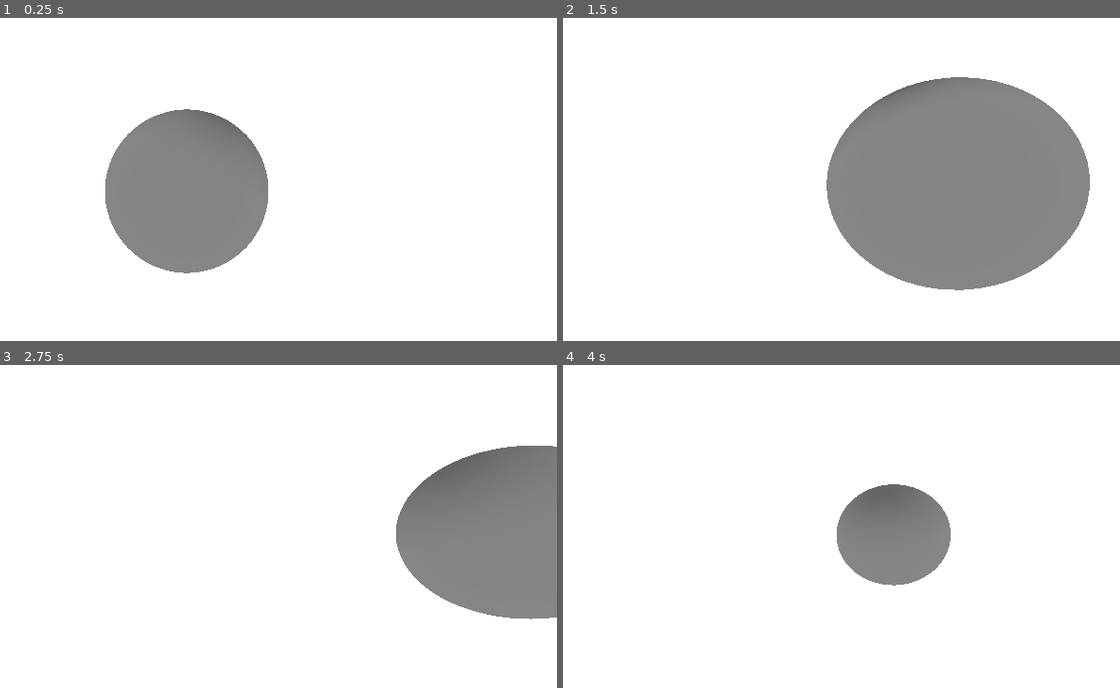
Above: before the commit, frames 1-4 (two rows, left to right).
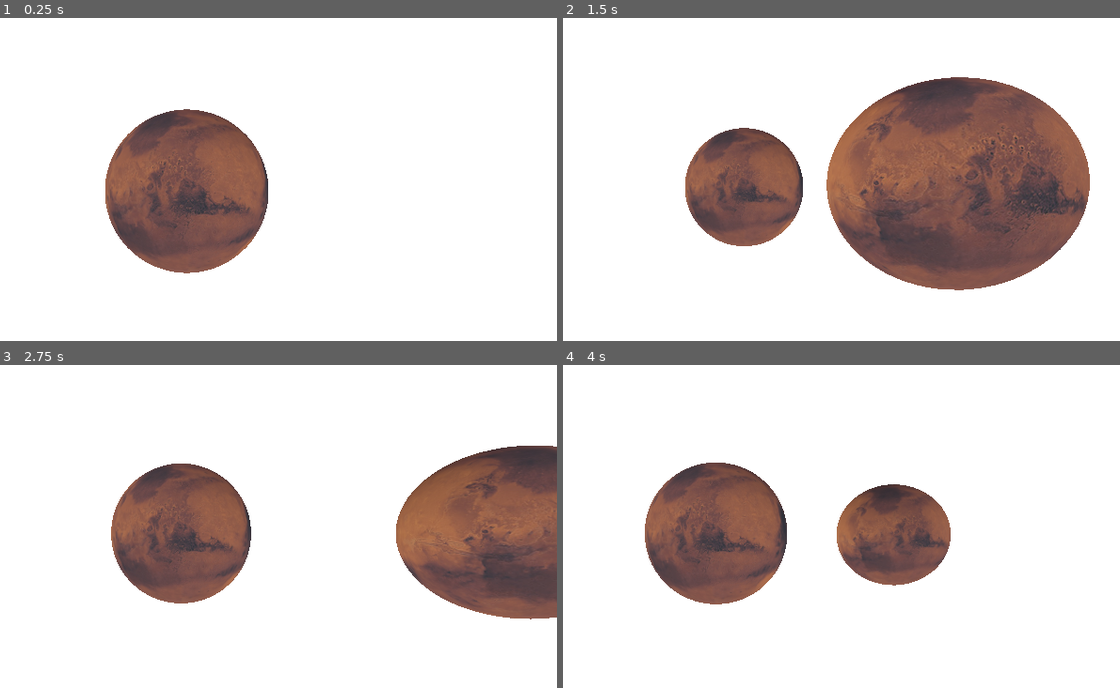
Above: after the commit, the same moments.

Repository: DarkLegend001/Space-Simulator
Game: Godot game, scene res://main/main.tscn
The game is run twice, just before and just after one commit, with the same random seed, the same clock (stepped at 60 frames per second) and the same inputs. A sky picture missing from this copy of the repository is replaced by a grey-blue gradient.
Inputs:
- Up to frame 1 (0.25 s): no input
- Up to frame 2 (1.5 s): hold Ctrl (camera_back) 0.53-1.28 s; tap Down (camera_down) at 1.35 s
- Up to frame 3 (2.75 s): hold Shift (camera_forward) from 2.03 s (still down)
- Up to frame 4 (4 s): release Shift (camera_forward) at 2.78 s; tap Left (camera_left) at 2.85 s; hold Right (camera_right) from 3.53 s (still down)

The runs differ from the first frame. In frame 1, 12% of the frame differs, in the area x 18-49%, y 28-80%; in frame 2, 31%, in the area x 21-95%, y 18-85%; in frame 3, 21%; in frame 4, 14%.

Commit message:
Add renderer fucntionality

Diff:
--- a/controller/simulation_controller.gd
+++ /dev/null
@@ -1,11 +0,0 @@
-extends Node
-
-
-# Called when the node enters the scene tree for the first time.
-func _ready() -> void:
-	pass # Replace with function body.
-
-
-# Called every frame. 'delta' is the elapsed time since the previous frame.
-func _process(delta: float) -> void:
-	pass
--- a/main/main.gd
+++ b/main/main.gd
@@ -3,7 +3,7 @@
 
 # Called when the node enters the scene tree for the first time.
 func _ready() -> void:
-	pass # Replace with function body.
+	print("start")
 
 
 # Called every frame. 'delta' is the elapsed time since the previous frame.
--- a/main/main.tscn
+++ b/main/main.tscn
@@ -2,10 +2,10 @@
 
 [ext_resource type="Script" uid="uid://ctqmcany1v6xh" path="res://main/main.gd" id="1_53q0u"]
 [ext_resource type="Script" uid="uid://dsqs3xrlrrvy4" path="res://main/camera.gd" id="2_c651c"]
+[ext_resource type="Script" uid="uid://d3hdk5777lmjw" path="res://main/simulation_controller.gd" id="2_kfbq2"]
 [ext_resource type="Script" uid="uid://b8bvwcoi46ysd" path="res://main/sphere.gd" id="2_pjrb6"]
 [ext_resource type="Texture2D" uid="uid://t3dsj4mralpl" path="res://data/starmap_background.exr" id="2_xwkvk"]
-
-[sub_resource type="SphereMesh" id="SphereMesh_pjrb6"]
+[ext_resource type="Texture2D" uid="uid://cgmdg6ae3jjyv" path="res://data/mars_1k_color.jpg" id="3_3wy1v"]
 
 [sub_resource type="PanoramaSkyMaterial" id="PanoramaSkyMaterial_c651c"]
 panorama = ExtResource("2_xwkvk")
@@ -21,19 +21,26 @@
 sky = SubResource("Sky_3wy1v")
 ambient_light_source = 3
 ambient_light_color = Color(1, 1, 1, 1)
+ambient_light_energy = 1.22
 reflected_light_source = 2
+
+[sub_resource type="SphereMesh" id="SphereMesh_pjrb6"]
+
+[sub_resource type="StandardMaterial3D" id="StandardMaterial3D_kfbq2"]
+albedo_texture = ExtResource("3_3wy1v")
 
 [node name="Main" type="Node" unique_id=1603506809]
 script = ExtResource("1_53q0u")
+
+[node name="SimulationController" type="Node" parent="." unique_id=391052692]
+script = ExtResource("2_kfbq2")
 
 [node name="Camera3D" type="Camera3D" parent="." unique_id=374710754]
 transform = Transform3D(1, 0, 0, 0, 1, 0, 0, 0, 1, 0, 0, 2)
 script = ExtResource("2_c651c")
 
-[node name="Sphere" type="MeshInstance3D" parent="." unique_id=1824110484]
-transform = Transform3D(0.99999994, 0, 0, 0, 0.99999994, 0, 0, 0, 1, 0, 0, 0)
-mesh = SubResource("SphereMesh_pjrb6")
-script = ExtResource("2_pjrb6")
+[node name="WorldEnvironment" type="WorldEnvironment" parent="." unique_id=408548995]
+environment = SubResource("Environment_53q0u")
 
 [node name="OmniLight3D" type="OmniLight3D" parent="." unique_id=1923814318]
 transform = Transform3D(1, 0, 0, 0, 1, 0, 0, 0, 1, 1, 2, 0)
@@ -42,5 +49,10 @@
 omni_range = 50.0
 omni_attenuation = 2.0
 
-[node name="WorldEnvironment" type="WorldEnvironment" parent="." unique_id=408548995]
-environment = SubResource("Environment_53q0u")
+[node name="CelestialBodies" type="Node" parent="." unique_id=1477786834]
+
+[node name="Sphere" type="MeshInstance3D" parent="CelestialBodies" unique_id=1824110484]
+transform = Transform3D(0.99999994, 0, 0, 0, 0.99999994, 0, 0, 0, 1, 0, 0, 0)
+mesh = SubResource("SphereMesh_pjrb6")
+surface_material_override/0 = SubResource("StandardMaterial3D_kfbq2")
+script = ExtResource("2_pjrb6")
--- /dev/null
+++ b/main/simulation_controller.gd
@@ -0,0 +1,21 @@
+extends Node
+
+var simulation: Simulation
+
+# Called when the node enters the scene tree for the first time.
+func _ready() -> void:
+	print("start")
+	simulation = Simulation.new()
+	spawnCelestialBody(Vector3.ZERO, Vector3(0,0,0.5), 1, 1)
+
+# Called every frame. 'delta' is the elapsed time since the previous frame.
+func _process(delta: float) -> void:
+	pass
+
+func spawnCelestialBody(pos: Vector3, vel: Vector3, mass: float, radius: float):
+	var body = CelestialBody.new(pos, vel, Vector3.ZERO, mass, radius)
+	simulation.celestial_bodies.append(body)
+	var renderer = preload("res://rendering/celestial_body_renderer.tscn").instantiate()
+	$"../CelestialBodies".add_child(renderer)
+	renderer.body = body
+	print("added new renderer")
--- a/rendering/celestial_body_renderer.gd
+++ b/rendering/celestial_body_renderer.gd
@@ -1,11 +1,19 @@
-extends Node3D
+class_name CelestialBodyRenderer extends Node3D
 
+var body: CelestialBody
 
 # Called when the node enters the scene tree for the first time.
 func _ready() -> void:
 	pass # Replace with function body.
 
-
 # Called every frame. 'delta' is the elapsed time since the previous frame.
 func _process(delta: float) -> void:
+	position = body.pos
+	rotation = body.rot
+
+func _init():
 	pass
+
+func update_pos(pos: Vector3, rot: Vector3):
+	self.pos = pos
+	self.rot = rot
--- a/rendering/celestial_body_renderer.tscn
+++ b/rendering/celestial_body_renderer.tscn
@@ -1,11 +1,17 @@
 [gd_scene format=3 uid="uid://cj4b0pnul7a6a"]
 
 [ext_resource type="Script" uid="uid://c217lxu6qli4b" path="res://rendering/celestial_body_renderer.gd" id="1_l5vr7"]
+[ext_resource type="Texture2D" uid="uid://cgmdg6ae3jjyv" path="res://data/mars_1k_color.jpg" id="2_5q51l"]
 
 [sub_resource type="SphereMesh" id="SphereMesh_l5vr7"]
+
+[sub_resource type="StandardMaterial3D" id="StandardMaterial3D_xhbbt"]
+albedo_color = Color(1, 1, 1, 0)
+albedo_texture = ExtResource("2_5q51l")
 
 [node name="CelestialBodyRenderer" type="Node3D" unique_id=1844500272]
 script = ExtResource("1_l5vr7")
 
 [node name="MeshInstance3D" type="MeshInstance3D" parent="." unique_id=936898943]
 mesh = SubResource("SphereMesh_l5vr7")
+surface_material_override/0 = SubResource("StandardMaterial3D_xhbbt")
--- a/simulation/celestial_body.gd
+++ b/simulation/celestial_body.gd
@@ -1,14 +1,18 @@
 class_name CelestialBody
 
-var position: Vector3
-var velocity: Vector3
-var acceleration: Vector3
+var pos: Vector3
+var rot: Vector3
+var lin_vel: Vector3
+var rot_vel: Vector3
+var accel: Vector3
 var mass: float
 var radius: float
 
-func _init(position: Vector3, velocity: Vector3, mass: float, radius: float):
-	self.position = position
-	self.velocity = velocity
-	self.acceleration = Vector3.ZERO
+func _init(pos: Vector3, lin_vel: Vector3, rot_vel: Vector3, mass: float, radius: float):
+	self.pos = pos
+	self.rot = Vector3.ZERO
+	self.lin_vel = lin_vel
+	self.rot_vel = rot_vel
+	self.accel = Vector3.ZERO
 	self.mass = mass
 	self.radius = radius
--- a/simulation/simulation.gd
+++ b/simulation/simulation.gd
@@ -4,12 +4,11 @@
 const G = 6.6743E-11
 
 # seconds
-var timestep: int
+@export var timestep: int
 var totalTime: int
 
 # All celestial bodies
-var celestial_bodies: Array[CelestialBody]
-
+var celestial_bodies: Array
 
 func _init():
 	timestep = 1
@@ -19,6 +18,3 @@
 func update(timestep):
 	for body in celestial_bodies:
 		pass
-
-func spawnCelestialBody(position: Vector3, velocity: Vector3, mass: float, radius: float):
-	celestial_bodies.append(CelestialBody.new(position, velocity, mass, radius))
Binary file added: data/mars_1k_color.jpg
Not shown, added: data/mars_1k_color.jpg.import
Not shown, added: main/simulation_controller.gd.uid
